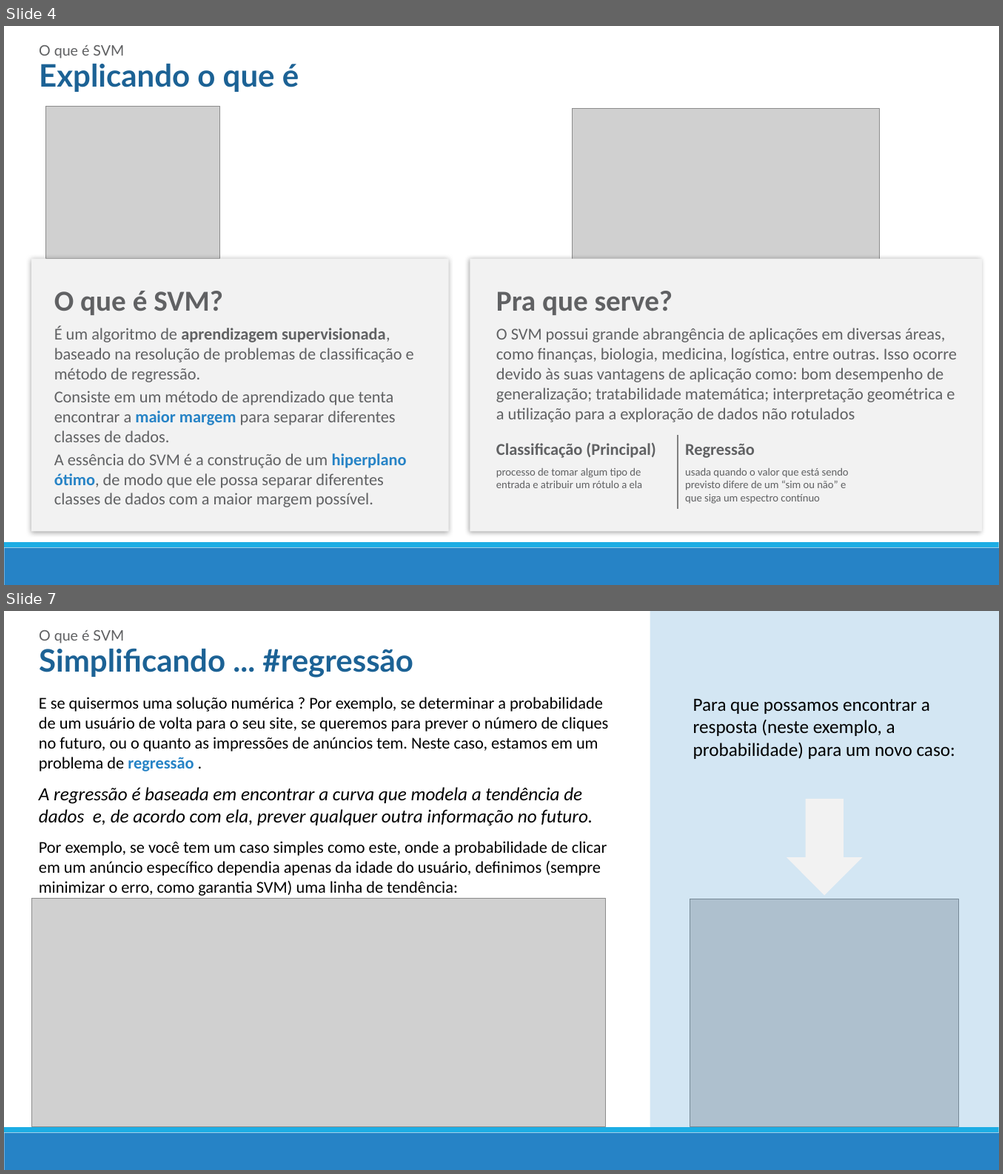
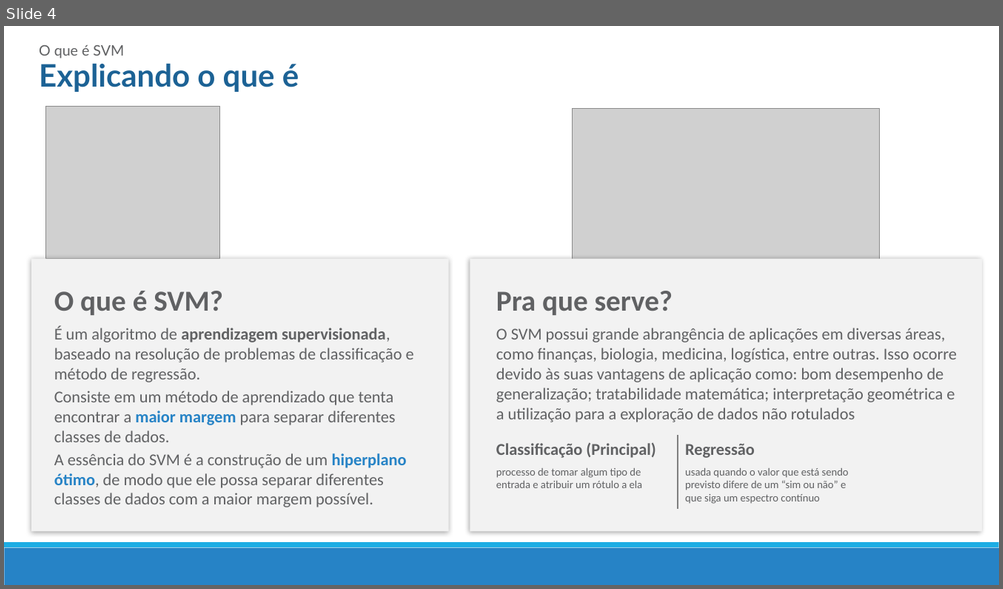
Before and after one commit to mrezende/ml-discipline, a slide deck: presentation/PresentationSVM.pptx. Shown one above the other, each under a label of ours: slides 4 and 7 before the commit, slide 4 after it; the slides between them are not shown. The pictures are 1003x1174 and 1003x589 pixels, drawn with LibreOffice and Linux fonts; fonts in the diff are those of the drawing; grey boxes stand for pictures. Boxes give left, top, right and bottom in pixels: in the first picture for what was removed or moved away, otherwise in the second. Text is boxed around its words. In the diff, an @@ line names an element or a change of style, - is before the commit and + after.

```diff
--- a/presentation/PresentationSVM.pptx
+++ b/presentation/PresentationSVM.pptx
@@ slide 7 removed at [4, 611, 999, 1170], background #FFFFFF; not listed: 2 template elements that a slide beside it also shows @@
@@ text removed at [39, 630, 124, 644] @@
-O que é SVM
@@ rectangle removed at [650, 611, 999, 1128] @@
@@ text removed at [39, 648, 413, 678] @@
-Simplificando ... #regressão
@@ text removed at [39, 697, 608, 896] @@
-E se quisermos uma solução numérica ? Por exemplo, se determinar a probabilidade de um usuário de volta para o seu site, se queremos para prever o número de cliques no futuro, ou o quanto as impressões de anúncios tem. Neste caso, estamos em um problema de regressão .
-A regressão é baseada em encontrar a curva que modela a tendência de dados e, de acordo com ela, prever qualquer outra informação no futuro.
-Por exemplo, se você tem um caso simples como este, onde a probabilidade de clicar em um anúncio específico dependia apenas da idade do usuário, definimos (sempre minimizar o erro, como garantia SVM) uma linha de tendência:
@@ text removed at [693, 698, 955, 759] @@
-Para que possamos encontrar a resposta (neste exemplo, a probabilidade) para um novo caso:
@@ down arrow removed at [786, 799, 862, 896] @@
@@ picture removed at [31, 898, 606, 1127] @@
@@ picture removed at [690, 899, 959, 1127] @@
```
Also in this commit, not shown: 6 slides changed, 2 slides added, 6 other slides removed, 1 other file.
